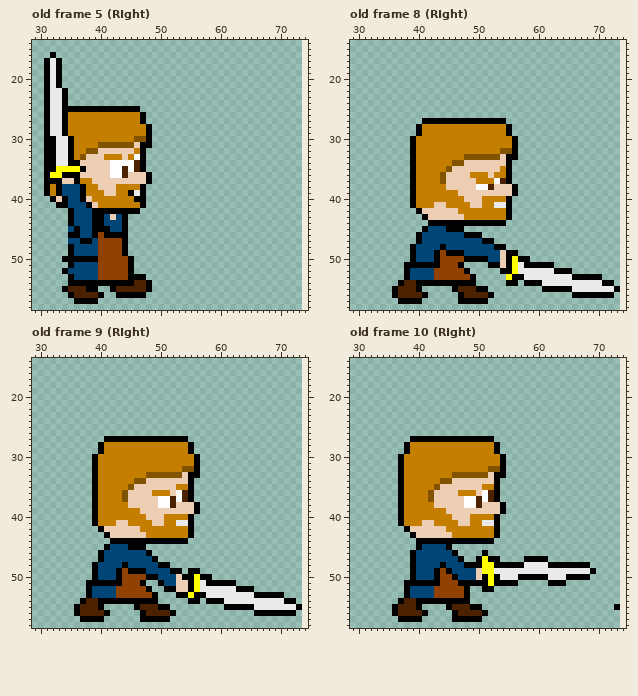
Two versions of one pixel-art file, assets/actor/larry/larry_sword_swing.aseprite. The picture above is the old version.
64x64 pixels, 20 frames. Shown: old frame 5 (RIght): x 29..74, y 14..58; old frame 8 (RIght): x 29..74, y 14..58; old frame 9 (RIght): x 29..74, y 14..58; old frame 10 (RIght): x 29..74, y 14..58. The old version is drawn lined up with the new one, on the new canvas. The commit also changed other frames, which this record leaves out.
Once edited:
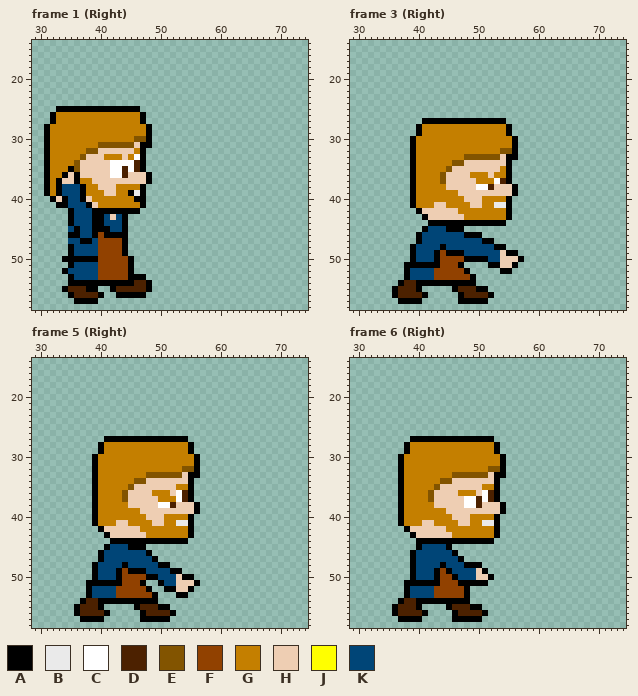
Palette (. is transparent): A #000000  B #eaeaea  C #ffffff  D #4c2100  E #825400  F #914100  G #c47f00  H #eeceb3  J #ffff00  K #004577
A new or re-ordered frame is compared with the old frame closest to it.
The exact change:
canvas 64x64 -> 84x84, the old top-left corner now at 10,10
frames re-ordered
Frame 1 (Right) against old frame 5 (RIght):
y 16: x 32 A -> .
y 17..21: x 31..33 ABA -> ...
y 22..24: x 31..34 ABBA -> ....
y 25: x 31..33 ABB -> ..A
y 26..27: x 31..34 ABBA -> .AGG
y 28..29: x 32..34 BBA -> GGG
y 30..33: x 32..35 ABBA -> GGGG
y 34: x 32..36 ABBAA -> GGGGE
y 35: x 32..37 AJJJJA -> GGGAEH
y 36: x 32..33 JJ -> GG; x 35 A -> H
y 37: x 32 A -> G
Frame 3 (Right) against old frame 8 (RIght):
y 50: x 55..56 AJ -> HH; x 58 A -> .
y 51: x 55..62 AJBAAAAA -> HA......
y 52: x 56..65 JBBBBBBAAA -> ..........
y 53: x 55..70 JAABBBBBBBBAAAAA -> ................
y 54: x 55..56 AA -> ..; x 58..72 AAABBBBBBBBBBAA -> ...............
y 55: x 61..73 AAAAABBBBBBBA -> .............
y 56: x 66..72 AAAAAAA -> .......
Frame 5 (Right) against old frame 9 (RIght):
y 37: x 50..52 CCD -> GGG
y 49: x 55..56 AA -> ..
y 50: x 56..58 JAA -> ...
y 51: x 55..62 AJBAAAAA -> HA......
y 52: x 56..65 JBBBBBBAAA -> ..........
y 53: x 55..70 JAABBBBBBBBAAAAA -> ................
y 54: x 55..56 AA -> ..; x 58..72 AAABBBBBBBBBBAA -> ...............
y 55: x 61..73 AAAAABBBBBBBA -> .............
y 56: x 66..72 AAAAAAA -> .......
Frame 6 (Right) against old frame 10 (RIght):
y 46: x 51 A -> .
y 47: x 50..53 AJAA -> ....; x 58..61 AAAA -> ....
y 48: x 51..68 JJAAAAABBBBAAAAAAA -> ..................
y 49: x 51..69 JJBBBBBBBBBBBBBBBBA -> A..................
y 50: x 51..68 AJABBBAAAAABBBAAAA -> HA................
y 51: x 52..56 JAAAA -> .....; x 62..64 AAA -> ...
y 52: x 51..52 AA -> ..
y 55: x 73 A -> .
Boxes around the changes in both pictures, in picture pixels (x1, y1, x2, y2):
changed: (44, 52, 86, 184)
changed: (506, 256, 620, 298)
changed: (158, 496, 176, 502)
changed: (188, 568, 302, 616)
changed: (476, 550, 620, 610)
